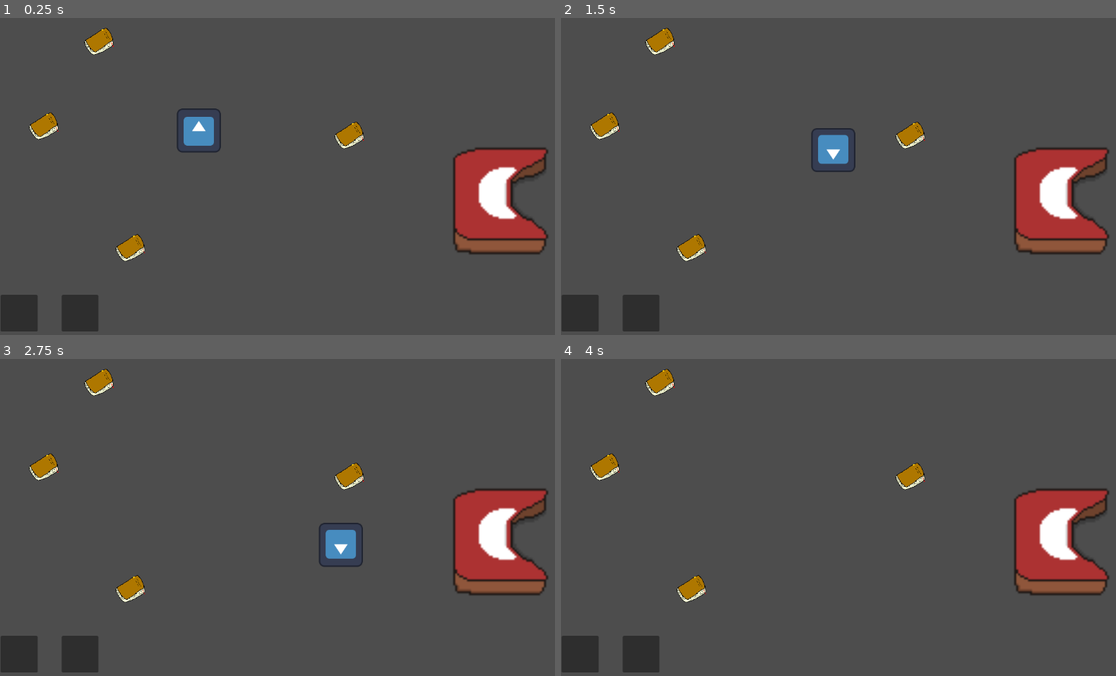
Above: before the commit, frames 1-4 (two rows, left to right).
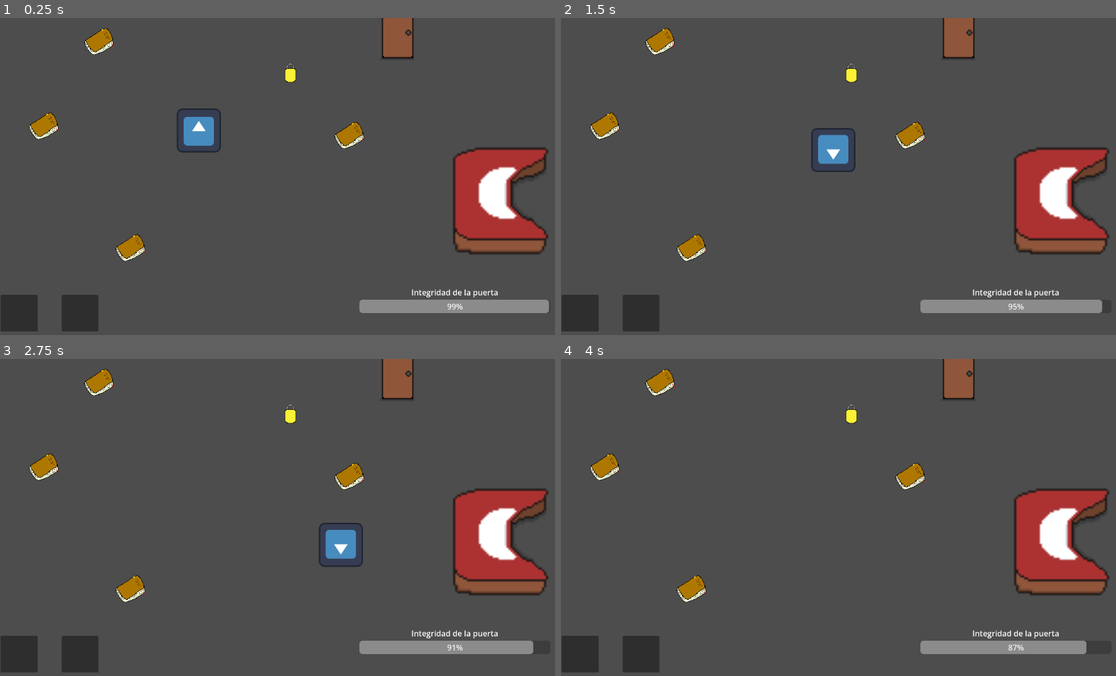
Above: after the commit, the same moments.

Repository: UrtaroPrograms/Library-of-Doppelgangers
Game: Godot game, scene res://Escenas/escena_testeo.tscn
The game is run twice, just before and just after one commit, with the same random seed, the same clock (stepped at 60 frames per second) and the same inputs. The engine's default icon, where the game draws it, is replaced by a stand-in: a white triangle on a blue panel in a dark square.
Inputs:
- Up to frame 1 (0.25 s): no input
- Up to frame 2 (1.5 s): hold Right (move_right) 0.53-1.28 s; tap Z (Interact) at 0.6, 1.35 s; hold Down (move_down) from 1.28 s (still down)
- Up to frame 3 (2.75 s): release Down (move_down) at 2.03 s; hold Right (move_right) from 2.03 s (still down); tap Z (Interact) at 2.1 s
- Up to frame 4 (4 s): release Right (move_right) at 2.78 s; hold Up (move_up) 2.78-3.53 s; tap Z (Interact) at 2.85, 3.6 s; hold Left (move_left) from 3.53 s (still down)

The runs differ from the first frame. In frame 1, 2.4% of the frame differs, in the area x 51-99%, y 0-94%; in frame 2, 2.4%; in frame 3, 2.3%; in frame 4, 2.2%.

Commit message:
Implementada funcionalidad de la puerta y derrota.
La puerta ahora funciona en base a un temporizador global, el cual puede retrasarse interactuando periódicamente con un botón. Hay también un objeto de "Cerrojo", el cual  si se usa al interactuar con la puerta hace que dure más tiempo.

Diff:
--- /dev/null
+++ b/library-of-doppelgangers/Escenas/Victoria y Derrota/escena_derrota.gd
@@ -0,0 +1,19 @@
+extends Node2D
+
+var mensaje
+
+# Called when the node enters the scene tree for the first time.
+func _ready():
+	$"Consejo Game Over".text = mensaje
+
+# Called every frame. 'delta' is the elapsed time since the previous frame.
+func _process(delta: float) -> void:
+	pass
+
+func _on_restart_pressed() -> void:		#Al presionar el botón de reiniciar, vuelve a cargar la escena original del juego. No funciona por ahora.
+	#get_tree().reload_current_scene()
+	#get_tree().change_scene_to_file("res://Escenas/escena_testeo.tscn")
+	pass
+
+func _on_salir_pressed() -> void:
+	get_tree().quit()	#Sale del juego al apretar el botón de salir.
--- /dev/null
+++ b/library-of-doppelgangers/Escenas/Victoria y Derrota/escena_derrota.tscn
@@ -0,0 +1,64 @@
+[gd_scene format=3 uid="uid://d1pi053mq4oxl"]
+
+[ext_resource type="Script" uid="uid://dk21syurye8ul" path="res://Escenas/Victoria y Derrota/escena_derrota.gd" id="1_fc7kf"]
+
+[sub_resource type="Gradient" id="Gradient_xd3q5"]
+
+[sub_resource type="GradientTexture2D" id="GradientTexture2D_d8rwa"]
+gradient = SubResource("Gradient_xd3q5")
+fill_from = Vector2(0.5565217, 0.6869565)
+fill_to = Vector2(1, 1)
+
+[node name="escena_derrota" type="Node2D" unique_id=1893707259]
+script = ExtResource("1_fc7kf")
+
+[node name="Fondo Derrota" type="Sprite2D" parent="." unique_id=1603134093]
+position = Vector2(574, 319)
+scale = Vector2(17.96875, 10.09375)
+texture = SubResource("GradientTexture2D_d8rwa")
+
+[node name="Texto Game Over" type="RichTextLabel" parent="." unique_id=502836078]
+offset_top = 99.0
+offset_right = 1149.0
+offset_bottom = 140.0
+theme_override_colors/default_color = Color(0.5689727, 0.56897277, 0.5689727, 1)
+theme_override_colors/font_outline_color = Color(1, 1, 1, 1)
+theme_override_font_sizes/normal_font_size = 29
+bbcode_enabled = true
+text = "[shake rate=10.0 level=3 connected=1]¡PERDISTE![/shake]"
+horizontal_alignment = 1
+
+[node name="Consejo Game Over" type="RichTextLabel" parent="." unique_id=150091310]
+offset_left = -1.0
+offset_top = 201.0
+offset_right = 1149.0
+offset_bottom = 241.0
+text = "Hola soy el \"consejito\" de Game Over."
+horizontal_alignment = 1
+
+[node name="Restart" type="Button" parent="." unique_id=1579878673]
+offset_left = 425.0
+offset_top = 313.0
+offset_right = 725.0
+offset_bottom = 383.0
+size_flags_horizontal = 4
+size_flags_vertical = 4
+theme_override_colors/icon_normal_color = Color(0.80784315, 0.80784315, 0.80784315, 1)
+theme_override_colors/icon_pressed_color = Color(1, 1, 1, 1)
+theme_override_colors/icon_hover_color = Color(1, 1, 1, 1)
+text = "Reiniciar Partida"
+
+[node name="Salir" type="Button" parent="." unique_id=1919585354]
+offset_left = 450.0
+offset_top = 413.0
+offset_right = 700.0
+offset_bottom = 483.0
+size_flags_horizontal = 4
+size_flags_vertical = 4
+theme_override_colors/icon_normal_color = Color(0.8089983, 0.8089983, 0.8089982, 1)
+theme_override_colors/icon_pressed_color = Color(1, 1, 1, 1)
+theme_override_colors/icon_hover_color = Color(1, 1, 1, 1)
+text = "Salir del Juego"
+
+[connection signal="pressed" from="Restart" to="." method="_on_restart_pressed"]
+[connection signal="pressed" from="Salir" to="." method="_on_salir_pressed"]
--- a/library-of-doppelgangers/Escenas/escena_derrota.tscn
+++ /dev/null
@@ -1,3 +0,0 @@
-[gd_scene format=3 uid="uid://d1pi053mq4oxl"]
-
-[node name="escena_derrota" type="Node2D" unique_id=1893707259]
--- a/library-of-doppelgangers/Escenas/escena_testeo.gd
+++ b/library-of-doppelgangers/Escenas/escena_testeo.gd
@@ -2,17 +2,16 @@
 
 var escenaEscritorio = preload("res://Escenas/Escritorio/escritorio_escena.tscn").instantiate()	#Cargamos la escena del escritorio para luego poder cambiar.
 var escenaPuerta
-var escenaVictoria
-var escenaDerrota
+var escenaVictoria = preload("res://Escenas/Victoria y Derrota/escena_victoria.tscn").instantiate() #Cargamos la escena de victoria para luego poder pasar a ella.
+var escenaDerrota = preload("res://Escenas/Victoria y Derrota/escena_derrota.tscn").instantiate() #Cargamos la escena de derrota para luego poder pasar a ella.
 
-var inventario	#Tomamos al inventario como variable, de tal modo que podamos pasarselo a la escena escritorio
+var interfaces	#Definimos a los objetos de interfaz (o más bien al grupo de objetos de interfaz) como una variable para facilitar su traslado de una escena a otra.
 
 # Called when the node enters the scene tree for the first time.
 func _ready():
 	escenaEscritorio.connect("Levantarse", _volverAEscenaPrincipal)	#Nos connectamos a la señal "levantarse" de la escena escritorio, que nos hace volver
 	$Escritorio.connect("Sentarse", _pasarAEscenaEscritorio) #también nos conectamos a la escena "Sentarse" del escritorio objeto, el cual nos hace cambiar de escena.
-	escenaEscritorio.add_to_group("Escenas")	#Añadimos a la escena escritorio al grupo "Escenas" para poder llamar a sus métodos de Victoria y Derrota.
-	inventario = $Inventario
+	interfaces = get_tree().get_nodes_in_group("Interfaz")	#Tomamos a los objetos de interfaz como
 
 
 # Called every frame. 'delta' is the elapsed time since the previous frame.
@@ -23,19 +22,22 @@
 	var arbolActual = get_tree()
 	var escenaActual = arbolActual.get_current_scene()
 	arbolActual.get_root().add_child(escenaEscritorio)
+	escenaEscritorio.add_to_group("Escenas", true) #Añadimos al a escena escritorio al grupo de las escenas para que pueda reaccionar al game over y a la victoria.
 	arbolActual.get_root().remove_child(escenaActual)
 	arbolActual.set_current_scene(escenaEscritorio)
-	self.remove_child(inventario)
-	arbolActual.get_root().add_child(inventario)
+	for each in interfaces:
+		self.remove_child(each)
+		arbolActual.get_root().add_child(each)
 
 func _volverAEscenaPrincipal():	#Hacemos lo mismo, excepto que ahora quitamos la escena actual y volvemos a la escena original.
 	var arbolActual = Engine.get_main_loop()
 	var escenaActual = arbolActual.get_current_scene()
 	arbolActual.get_root().add_child(self)
-	arbolActual.get_root().remove_child(inventario)
+	for each in interfaces:
+		arbolActual.get_root().remove_child(each)
+		self.add_child(each)
 	arbolActual.get_root().remove_child(escenaActual)
 	arbolActual.set_current_scene(self)
-	self.add_child(inventario)
 
 
 func victoria():
@@ -46,9 +48,10 @@
 	arbolActual.get_root().remove_child(escenaActual)
 	arbolActual.set_current_scene(escenaVictoria)
 
-func derrota():
+func derrota(mensaje: String):
 	var arbolActual = get_tree()
 	var escenaActual = arbolActual.get_current_scene()
+	escenaDerrota.mensaje = mensaje
 	arbolActual.get_root().add_child(escenaDerrota)
 	arbolActual.get_root().remove_child(escenaActual)
 	arbolActual.set_current_scene(escenaDerrota)
--- a/library-of-doppelgangers/Escenas/escena_testeo.tscn
+++ b/library-of-doppelgangers/Escenas/escena_testeo.tscn
@@ -5,6 +5,9 @@
 [ext_resource type="PackedScene" uid="uid://hh4n153k3tte" path="res://Objetos Interactuables/Libro/Libro.tscn" id="2_5n0i8"]
 [ext_resource type="PackedScene" uid="uid://c3rpxlgf30ooo" path="res://Personaje_Jugable/Inventario/inventario.tscn" id="3_im4fa"]
 [ext_resource type="PackedScene" uid="uid://cnf61quystbo2" path="res://Objetos Interactuables/Escritorio/escritorio.tscn" id="4_5n0i8"]
+[ext_resource type="PackedScene" uid="uid://ctgh2uby6krd3" path="res://barra_puerta.tscn" id="6_nuepx"]
+[ext_resource type="PackedScene" uid="uid://grn7gbjwfa" path="res://Objetos Interactuables/Cerrojo/cerrojo.tscn" id="7_67la5"]
+[ext_resource type="PackedScene" uid="uid://wbbavuv5lga3" path="res://Objetos Interactuables/Puerta/puerta.tscn" id="8_2b66a"]
 
 [node name="Escena_testeo" type="Node2D" unique_id=83255710 groups=["Escenas"]]
 script = ExtResource("1_im4fa")
@@ -12,41 +15,48 @@
 [node name="PersonajeJugable" parent="." unique_id=1271527831 instance=ExtResource("1_k8ntl")]
 position = Vector2(405.99997, 230)
 
-[node name="Libro1" parent="." unique_id=53661918 groups=["Libros"] instance=ExtResource("2_5n0i8")]
+[node name="Libro1" parent="." unique_id=53661918 groups=["Objetos"] instance=ExtResource("2_5n0i8")]
 position = Vector2(201, 46)
 nombreDelLibro = "Las Aventuras de Pepe"
 longitud = "Medio"
 tematica = "Aventura"
 
-[node name="Libro2" parent="." unique_id=1650235712 groups=["Libros"] instance=ExtResource("2_5n0i8")]
+[node name="Libro2" parent="." unique_id=1650235712 groups=["Objetos"] instance=ExtResource("2_5n0i8")]
 position = Vector2(712, 238)
 nombreDelLibro = "La Historia del Universo enterita"
 longitud = "Largo"
 tematica = "No-Ficción"
 
-[node name="Libro3" parent="." unique_id=792320326 groups=["Libros"] instance=ExtResource("2_5n0i8")]
+[node name="Libro3" parent="." unique_id=792320326 groups=["Objetos"] instance=ExtResource("2_5n0i8")]
 position = Vector2(265, 468)
 nombreDelLibro = "La Librería de los Doppelgangers"
 longitud = "Corto"
 tematica = "Terror"
 
-[node name="Libro4" parent="." unique_id=771331239 groups=["Libros"] instance=ExtResource("2_5n0i8")]
+[node name="Libro4" parent="." unique_id=771331239 groups=["Objetos"] instance=ExtResource("2_5n0i8")]
 position = Vector2(88, 219)
 nombreDelLibro = "El Percebe Feo"
 longitud = "Corto"
 tematica = "Tragedia"
 
-[node name="Inventario" parent="." unique_id=52916187 groups=["Inventario"] instance=ExtResource("3_im4fa")]
+[node name="Inventario" parent="." unique_id=52916187 groups=["Interfaz", "Inventario"] instance=ExtResource("3_im4fa")]
 
 [node name="Escritorio" parent="." unique_id=1145544049 instance=ExtResource("4_5n0i8")]
 position = Vector2(926, 288)
 
-[node name="TemporizadorVictoria" type="Timer" parent="." unique_id=2002237352]
+[node name="TemporizadorVictoria" type="Timer" parent="." unique_id=2002237352 groups=["Interfaz"]]
 wait_time = 30.0
 one_shot = true
 autostart = true
 
-[node name="TemporizadorPuerta" type="Timer" parent="." unique_id=370746550]
-wait_time = 20.0
-one_shot = true
-autostart = true
+[node name="BarraPuerta" parent="." unique_id=254003400 groups=["Interfaz"] instance=ExtResource("6_nuepx")]
+offset_left = 734.0
+offset_top = 493.0
+offset_right = 734.0
+offset_bottom = 493.0
+
+[node name="Cerrojo" parent="." unique_id=1481363805 groups=["Objetos"] instance=ExtResource("7_67la5")]
+position = Vector2(593, 113)
+
+[node name="Puerta" parent="." unique_id=405713005 instance=ExtResource("8_2b66a")]
+position = Vector2(812, 22)
--- a/library-of-doppelgangers/Escenas/escritorio_escena.gd
+++ b/library-of-doppelgangers/Escenas/escritorio_escena.gd
@@ -1,8 +1,8 @@
 extends Node2D
 
 signal Levantarse
-var escenaVictoria
-var escenaDerrota
+var escenaVictoria = preload("res://Escenas/Victoria y Derrota/escena_victoria.tscn").instantiate() #Cargamos la escena de victoria para luego poder pasar a ella.
+var escenaDerrota = preload("res://Escenas/Victoria y Derrota/escena_derrota.tscn").instantiate() #Cargamos la escena de derrota para luego poder pasar a ella.
 # Called when the node enters the scene tree for the first time.
 func _ready() -> void:
 	pass
@@ -24,9 +24,10 @@
 	arbolActual.get_root().remove_child(escenaActual)
 	arbolActual.set_current_scene(escenaVictoria)
 
-func derrota():
+func derrota(mensaje: String):
 	var arbolActual = get_tree()
 	var escenaActual = arbolActual.get_current_scene()
+	escenaDerrota.mensaje = mensaje
 	arbolActual.get_root().add_child(escenaDerrota)
 	arbolActual.get_root().remove_child(escenaActual)
 	arbolActual.set_current_scene(escenaDerrota)
--- /dev/null
+++ b/library-of-doppelgangers/Objetos Interactuables/Cerrojo/cerrojo.gd
@@ -0,0 +1,29 @@
+extends Interactable
+class_name cerrojo
+
+
+signal Recogido #Envía una señal al ser recogido
+@export var valorReparacion: int
+@export var nombre: String
+@export var descripcion: String
+
+func _ready() -> void:
+	pass # Replace with function body.
+
+
+# Called every frame. 'delta' is the elapsed time since the previous frame.
+func _process(delta: float) -> void:
+	pass
+
+func interact():	#La función interact del libro lo hace emitir su señal de recolección y luego borrarse.
+	Recogido.emit(self)
+
+
+func _describe(): #El método Describe hace que el libro retorne su descripción en forma de un String. Lo llama el inventario para dar la descripción del libro.
+	return (nombre + "\n\n" + descripcion)
+
+func _giveAppearance():	#Retornamos el sprite2D del libro.
+	return $Sprite2D.texture
+
+func _eliminar():	#Este método elimina el libro.
+	queue_free()
--- /dev/null
+++ b/library-of-doppelgangers/Objetos Interactuables/Cerrojo/cerrojo.tscn
@@ -0,0 +1,22 @@
+[gd_scene format=3 uid="uid://grn7gbjwfa"]
+
+[ext_resource type="Script" uid="uid://dgecs25vsa7s5" path="res://Objetos Interactuables/Cerrojo/cerrojo.gd" id="1_wgm7i"]
+[ext_resource type="Texture2D" uid="uid://bloswyl8pt76e" path="res://Objetos Interactuables/Cerrojo/Cerrojo Placeholder.png" id="2_6ijl2"]
+
+[sub_resource type="RectangleShape2D" id="RectangleShape2D_ut17f"]
+size = Vector2(24, 40)
+
+[node name="Cerrojo" type="StaticBody2D" unique_id=1481363805]
+script = ExtResource("1_wgm7i")
+valorReparacion = 30
+nombre = "Cerrojo"
+descripcion = "Un cerrojo que aumenta la durabilidad de la puerta"
+
+[node name="Sprite2D" type="Sprite2D" parent="." unique_id=2009971506]
+position = Vector2(-1.1920929e-07, 0)
+scale = Vector2(0.8125, 0.8046875)
+texture = ExtResource("2_6ijl2")
+
+[node name="CollisionShape2D" type="CollisionShape2D" parent="." unique_id=470400177]
+position = Vector2(0, -1)
+shape = SubResource("RectangleShape2D_ut17f")
--- /dev/null
+++ b/library-of-doppelgangers/Objetos Interactuables/Puerta/puerta.gd
@@ -0,0 +1,16 @@
+extends Interactable
+class_name Puerta
+
+#Creamos una clase Puerta, la cual hereda de Interactable (Una clase general para todos los objetos con los que el jugador interactua al moverse).
+
+# Called when the node enters the scene tree for the first time.
+func _ready() -> void:
+	pass # Replace with function body.
+
+
+# Called every frame. 'delta' is the elapsed time since the previous frame.
+func _process(delta: float) -> void:
+	pass
+
+func interact():	#La función interact de la puerta hace que se retrase el temporizador de game over de la puerta. Si el jugador tiene un cerrojo en su inventario, entonces la puerta se queda cerrada más tiempo.
+	get_tree().call_group("Inventario","_usarCerrojo")
--- /dev/null
+++ b/library-of-doppelgangers/Objetos Interactuables/Puerta/puerta.tscn
@@ -0,0 +1,18 @@
+[gd_scene format=3 uid="uid://wbbavuv5lga3"]
+
+[ext_resource type="Script" uid="uid://oleirdiemkxd" path="res://Objetos Interactuables/Puerta/puerta.gd" id="1_qhf6d"]
+[ext_resource type="Texture2D" uid="uid://ewq3vkaydx6g" path="res://Objetos Interactuables/Puerta/Puerta Placeholder.png" id="2_agaxs"]
+
+[sub_resource type="RectangleShape2D" id="RectangleShape2D_547tt"]
+size = Vector2(64, 104)
+
+[node name="Puerta" type="StaticBody2D" unique_id=405713005]
+script = ExtResource("1_qhf6d")
+
+[node name="Sprite2D" type="Sprite2D" parent="." unique_id=1954025181]
+scale = Vector2(2, 2)
+texture = ExtResource("2_agaxs")
+
+[node name="CollisionShape2D" type="CollisionShape2D" parent="." unique_id=766112050]
+position = Vector2(0, 8)
+shape = SubResource("RectangleShape2D_547tt")
--- a/library-of-doppelgangers/Personaje_Jugable/Inventario/inventario.gd
+++ b/library-of-doppelgangers/Personaje_Jugable/Inventario/inventario.gd
@@ -8,8 +8,8 @@
 
 # Called when the node enters the scene tree for the first time.
 func _ready() -> void:
-	var Libros = get_tree().get_nodes_in_group("Libros")	#Creamos un array llamado "Libros", el cual contiene todos los miembros del grupo Libros en la escena
-	for iteration in Libros:		#Para cada libro, conectamos su señal "Recogido" con el método "_recogerLibro"
+	var Objetos = get_tree().get_nodes_in_group("Objetos")	#Creamos un array llamado "Objetos", el cual contiene todos los miembros del grupo Objetos en la escena, es decir los objetos recogibles.
+	for iteration in Objetos:		#Para cada objeto, conectamos su señal "Recogido" con el método "_recogerLibro"
 		iteration.connect("Recogido",_acquireItem)
 
 	$Slot1._emptySlot()		#Vaciamos los slots para iniciar(solo para asegurarnos, ya están vacíos). Les asignamos su numero y nos conectamos a su señal.
@@ -69,3 +69,16 @@
 		depositSlot._emptySlot()	#Y le decimos al slot que se vacíe ya que el objeto ahora le pertenece al inventario
 	else:	#Si ambos slots están llenos, entonces printeamos una queja.
 		print("El inventario está lleno!")
+
+func _usarCerrojo():	#Este método chequea si el inventario posee un objeto de "Cerrojo", y de ser así, lo consume para reparar la puerta. Si no lo tiene, entonces simplemente usa la reparación básica (Este método solo se llama al interactuar con la puerta, así que no pasa nada. Por ahora.)
+	if(itemSlot1 is cerrojo):
+		var valor = itemSlot1.valorReparacion
+		$"../BarraPuerta".reparacion_avanzada(valor)
+		_dropItem(1)
+	else:
+		if(itemSlot2 is cerrojo):
+			var valor = itemSlot2.valorReparacion
+			$"../BarraPuerta".reparacion_avanzada(valor)
+			_dropItem(2)
+		else:
+			$"../BarraPuerta".reparar(15)
--- /dev/null
+++ b/library-of-doppelgangers/barra_de_tiempo_entidad_puerta.gd
@@ -0,0 +1,31 @@
+extends Control
+
+@onready var barra = $VBoxContainer/ProgressBar
+@onready var timer = $TemporizadorPuerta
+var duracion = 30	#Esta es la variable para cambiar el tiempo que toma la barra en vaciarse, es una variable para mantener el porcentaje de la barra consistente al reparar la puerta. Default = 30
+
+# Called when the node enters the scene tree for the first time.
+func _ready() -> void:
+	barra.value = 100
+	timer.wait_time = duracion
+	timer.start()
+# Called every frame. 'delta' is the elapsed time since the previous frame.
+func _process(delta: float):
+	var integridadRestante = ((timer.time_left) * 100)/duracion  	#Aplicamos la regla de 3 simple para conseguir un porcentaje que usar para la integridad de la puerta. Lo bueno de esto es que no hay que cambiar el código si cambiamos el valor de la puerta.
+	barra.value = integridadRestante
+
+func reparar(valor: int):
+	if(timer.time_left > duracion):	#Si el valor de durabilidad de la puerta es mayor al que viene por defecto, lo ignoramos.
+		return
+	var nuevaDuracion = timer.time_left + valor
+	if(nuevaDuracion > duracion):	#Si la nueva duracion es mayor a la original, reducimos su valor, de este modo no se puede "sobrecargar" el timer.
+		nuevaDuracion = duracion
+	timer.start(nuevaDuracion) #Al "reparar" la puerta, reiniciamos el timer, añadiendo el tiempo restante al valor de "reparación"
+
+func reparacion_avanzada(valor: int):	#Lo mismo que la función de reparar, tan solo que en vez de limitar la reparación al valor original, ahora lo sobreescribe.
+	var nuevaDuracion = timer.time_left + valor
+	timer.start(nuevaDuracion) #Al "reparar" la puerta, reiniciamos el timer, añadiendo el tiempo restante al valor de "reparación"
+
+
+func _on_temporizador_puerta_timeout():
+	get_tree().call_group("Escenas","derrota", "Asegurate de mantener en buen estado la puerta trasera.")	#Al acabarse el temporizador, enviamos un mensaje al grupo de "Escenas" para que ejecuten el método de derrota. Esto permitirá que cada una ejecute su lógica de distinto modo. (por ejemplo, con una animación distinta)
--- /dev/null
+++ b/library-of-doppelgangers/barra_puerta.tscn
@@ -0,0 +1,36 @@
+[gd_scene format=3 uid="uid://ctgh2uby6krd3"]
+
+[ext_resource type="Script" uid="uid://15oipy1vp1bc" path="res://barra_de_tiempo_entidad_puerta.gd" id="1_7l8bb"]
+
+[node name="BarraPuerta" type="Control" unique_id=254003400]
+layout_mode = 3
+anchors_preset = 15
+anchor_right = 1.0
+anchor_bottom = 1.0
+grow_horizontal = 2
+grow_vertical = 2
+script = ExtResource("1_7l8bb")
+
+[node name="VBoxContainer" type="VBoxContainer" parent="." unique_id=1133646532]
+layout_mode = 0
+offset_right = 390.0
+offset_bottom = 166.0
+alignment = 1
+
+[node name="RichTextLabel" type="RichTextLabel" parent="VBoxContainer" unique_id=1453044792]
+layout_mode = 2
+text = "Integridad de la puerta
+"
+fit_content = true
+horizontal_alignment = 1
+
+[node name="ProgressBar" type="ProgressBar" parent="VBoxContainer" unique_id=551987790]
+layout_mode = 2
+value = 100.0
+allow_greater = true
+
+[node name="TemporizadorPuerta" type="Timer" parent="." unique_id=875943642]
+wait_time = 30.0
+one_shot = true
+
+[connection signal="timeout" from="TemporizadorPuerta" to="." method="_on_temporizador_puerta_timeout"]
--- a/library-of-doppelgangers/project.godot
+++ b/library-of-doppelgangers/project.godot
@@ -18,6 +18,7 @@
 [global_group]
 
 Escenas=""
+Interfaz=""
 Inventario=""
 
 [input]
Not shown, added: library-of-doppelgangers/Escenas/Victoria y Derrota/escena_derrota.gd.uid
Renamed: library-of-doppelgangers/Escenas/escena_victoria.tscn -> library-of-doppelgangers/Escenas/Victoria y Derrota/escena_victoria.tscn
Binary file added: library-of-doppelgangers/Objetos Interactuables/Cerrojo/Cerrojo Placeholder.png
Not shown, added: library-of-doppelgangers/Objetos Interactuables/Cerrojo/Cerrojo Placeholder.png.import
Not shown, added: library-of-doppelgangers/Objetos Interactuables/Cerrojo/cerrojo.gd.uid
Binary file added: library-of-doppelgangers/Objetos Interactuables/Puerta/Puerta Placeholder.png
Not shown, added: library-of-doppelgangers/Objetos Interactuables/Puerta/Puerta Placeholder.png.import
Not shown, added: library-of-doppelgangers/Objetos Interactuables/Puerta/puerta.gd.uid
Not shown, added: library-of-doppelgangers/barra_de_tiempo_entidad_puerta.gd.uid
